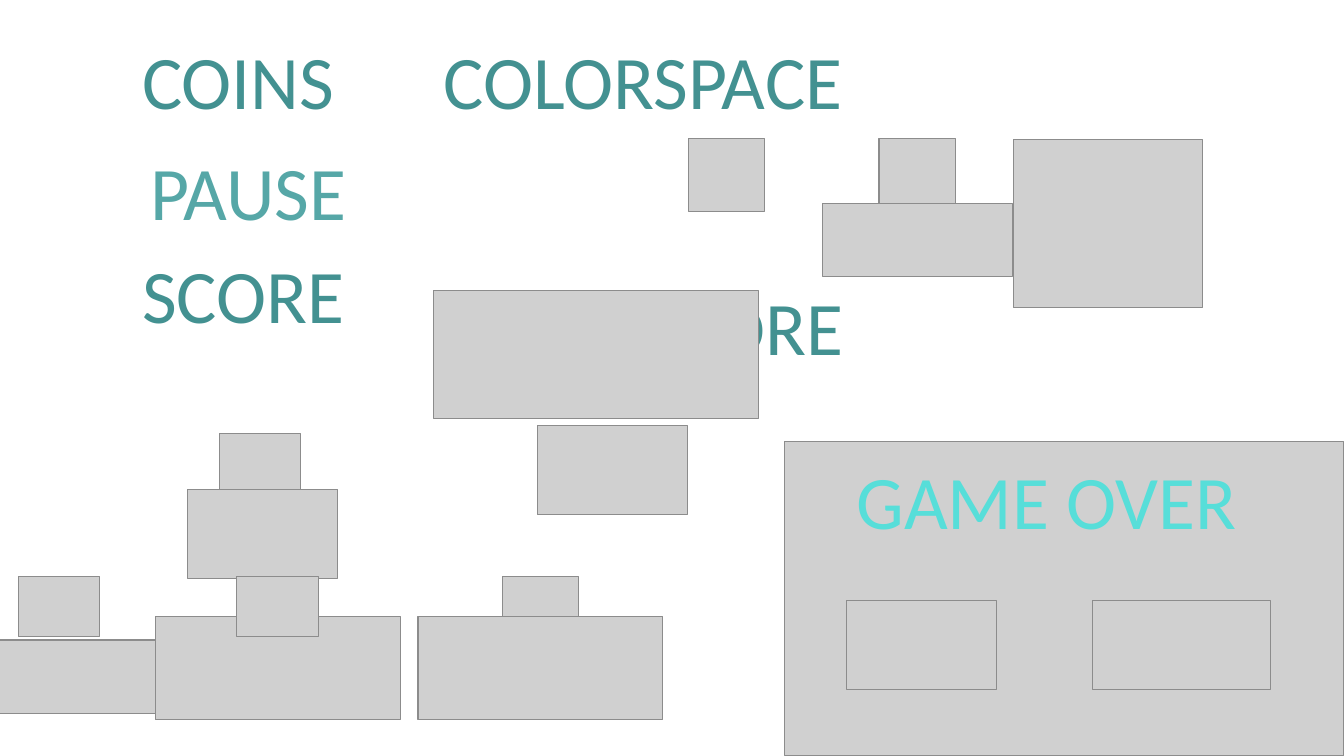
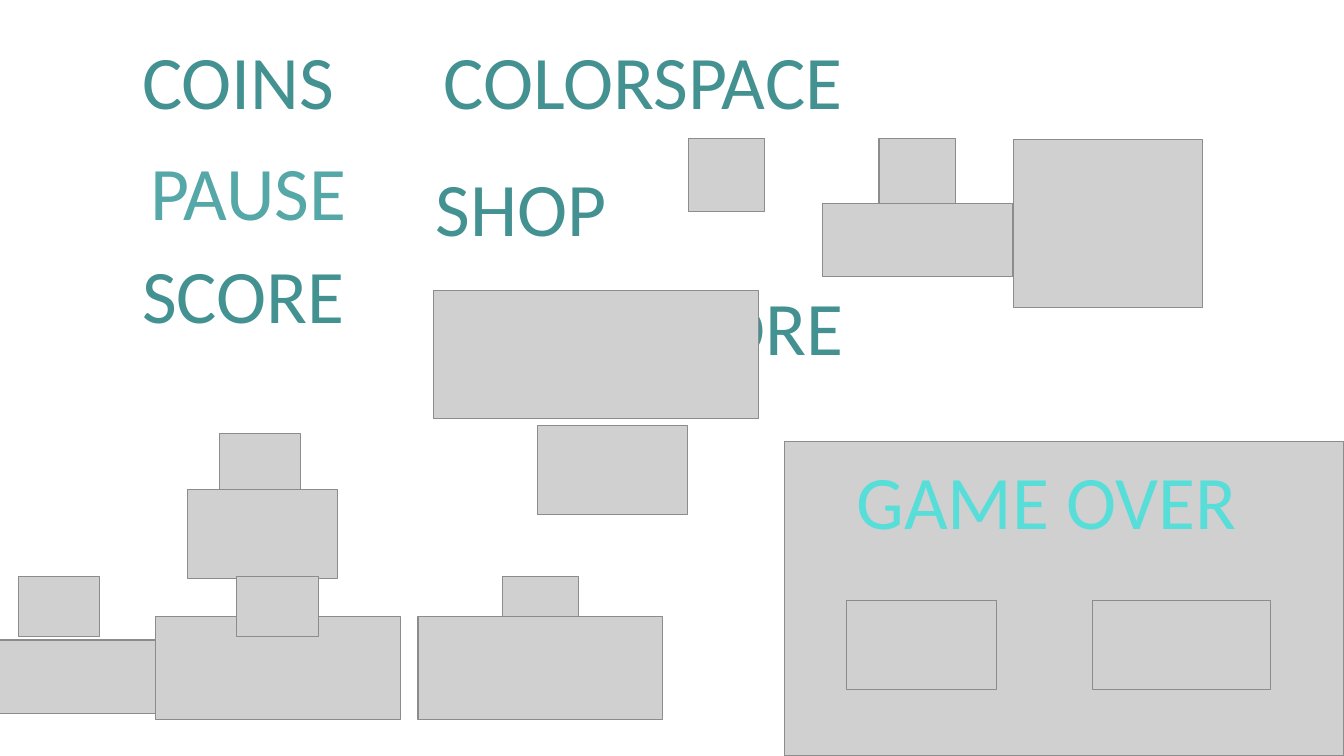
Before and after one commit to benjamin214/One-Long-Night, a slide deck: slide 4 of Sprite/assets.pptx. Drawn at 1344x756 pixels with LibreOffice and Linux fonts; fonts in the diff are those of the drawing; grey boxes stand for pictures. Boxes give left, top, right and bottom in pixels: in the first picture for what was removed or moved away, otherwise in the second. Text is boxed around its words. In the diff, an @@ line names an element or a change of style, - is before the commit and + after.

Commit message:
Shop & tweak

```diff
--- a/Sprite/assets.pptx
+++ b/Sprite/assets.pptx
@@ text added at [436,187,607,237], 54 pt, text gradient #2F6767 to #439292 to #50ADAD @@
+SHOP
```
Also in this commit, not shown: 5 slides added, 15 other files.
